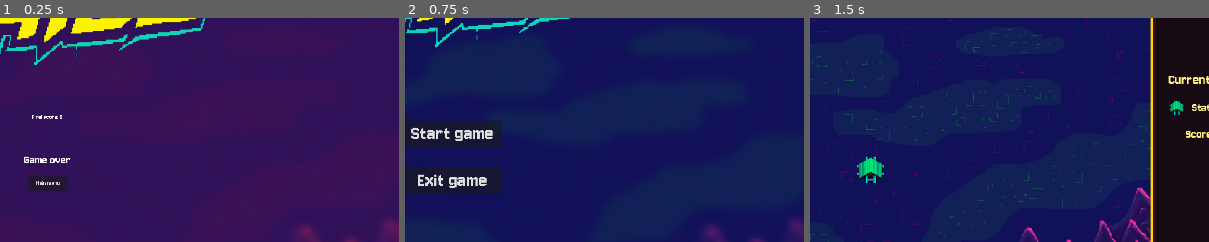
Above: before the commit, frames 1-3 (left to right).
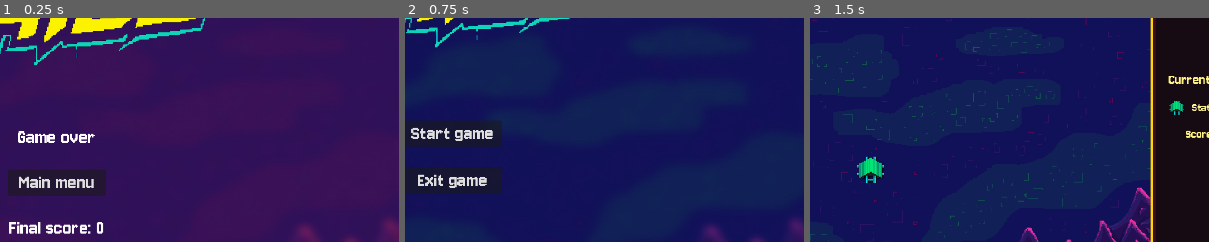
Above: after the commit, the same moments.

Repository: adrians127/euro-train
Game: Godot game, scene res://scenes/Gameover.tscn
The game is run twice, just before and just after one commit, with the same random seed, the same clock (stepped at 60 frames per second) and the same inputs. This scene is started directly instead of the project's main scene.
Inputs:
- Up to frame 1 (0.25 s): no input
- Up to frame 2 (0.75 s): click "Main menu" at 0.5 s
- Up to frame 3 (1.5 s): click "Start game" at 1.25 s
The pictures show only the part of the screen within x 44-94%, y 34-84%; the shares and areas given below are measured in that part.

The runs differ from the first frame. In frame 1, 3.9% of the frame differs, in the area x 2-27%, y 43-97%; in frame 2, nothing differs; in frame 3, nothing differs.

Commit message:
Repair game over score display

Diff:
--- a/scenes/Gameover.tscn
+++ b/scenes/Gameover.tscn
@@ -14,54 +14,44 @@
 texture = ExtResource("2_cpwbi")
 centered = false
 
-[node name="Label" type="Label" parent="."]
+[node name="Sprite2D2" type="Sprite2D" parent="."]
+position = Vector2(966, 288)
+scale = Vector2(0.954861, 0.954861)
+texture = ExtResource("3_0mhjh")
+
+[node name="VBoxContainer" type="VBoxContainer" parent="."]
 anchors_preset = 8
 anchor_left = 0.5
 anchor_top = 0.5
 anchor_right = 0.5
 anchor_bottom = 0.5
-offset_left = -42.5
-offset_top = 160.0
-offset_right = 42.5
-offset_bottom = 183.0
+offset_left = -95.0
+offset_top = 77.0
+offset_right = 140.0
+offset_bottom = 377.0
 grow_horizontal = 2
 grow_vertical = 2
+theme_override_constants/separation = 50
+alignment = 1
+
+[node name="Label" type="Label" parent="VBoxContainer"]
+layout_mode = 2
 theme_override_fonts/font = ExtResource("3_uptpo")
-theme_override_font_sizes/font_size = 30
+theme_override_font_sizes/font_size = 50
 text = "Game over"
+horizontal_alignment = 1
 
-[node name="Button" type="Button" parent="."]
-anchors_preset = 8
-anchor_left = 0.5
-anchor_top = 0.5
-anchor_right = 0.5
-anchor_bottom = 0.5
-offset_left = -47.0
-offset_top = 210.0
-offset_right = 49.0
-offset_bottom = 246.0
-grow_horizontal = 2
-grow_vertical = 2
+[node name="Button" type="Button" parent="VBoxContainer"]
+layout_mode = 2
 theme_override_fonts/font = ExtResource("3_uptpo")
+theme_override_font_sizes/font_size = 50
 text = "Main menu"
 
-[node name="Scorelabel" type="Label" parent="."]
-anchors_preset = -1
-anchor_left = 0.5
-anchor_top = 0.421
-anchor_right = 0.5
-anchor_bottom = 0.421
-offset_left = -21.0
-offset_top = 145.32
-offset_right = 19.0
-offset_bottom = 168.32
-grow_horizontal = 2
-grow_vertical = 2
+[node name="ScoreLabel" type="Label" parent="VBoxContainer"]
+layout_mode = 2
 theme_override_fonts/font = ExtResource("3_uptpo")
+theme_override_font_sizes/font_size = 50
+text = "Score: x"
+horizontal_alignment = 1
 
-[node name="Sprite2D2" type="Sprite2D" parent="."]
-position = Vector2(966, 288)
-scale = Vector2(0.954861, 0.954861)
-texture = ExtResource("3_0mhjh")
-
-[connection signal="pressed" from="Button" to="." method="_on_mainmenu_pressed"]
+[connection signal="pressed" from="VBoxContainer/Button" to="." method="_on_mainmenu_pressed"]
--- a/scripts/Gameover.gd
+++ b/scripts/Gameover.gd
@@ -1,14 +1,13 @@
 extends CanvasLayer
-#class_name GameManager
 
 signal score_changed(new_score : int)
 signal game_over(final_score : int)
 
 var score : int = 0
-@onready var score_label : Label = $Scorelabel
+@onready var ScoreLabel: Label = get_node("VBoxContainer/ScoreLabel")
 
 func _ready() -> void:
-	score_label.text = "Final score: %d" % GameManager.score
+	ScoreLabel.text = "Final score: %d" % GameManager.score
 
 func _set_score(v:int) -> void:
 	score = v
--- a/scripts/TileMapLayer.gd
+++ b/scripts/TileMapLayer.gd
@@ -51,6 +51,7 @@
 @onready var ScoreCounterLabel: Label = get_node("../UI/VBoxContainer2/HBoxContainer3/Scorelabel")
 @onready var StationCounterLabel: Label = get_node("../UI/VBoxContainer2/HBoxContainer/StationsLabel")
 
+
 signal score_changed(new_score: int)
 
 var track_count: int = 0
